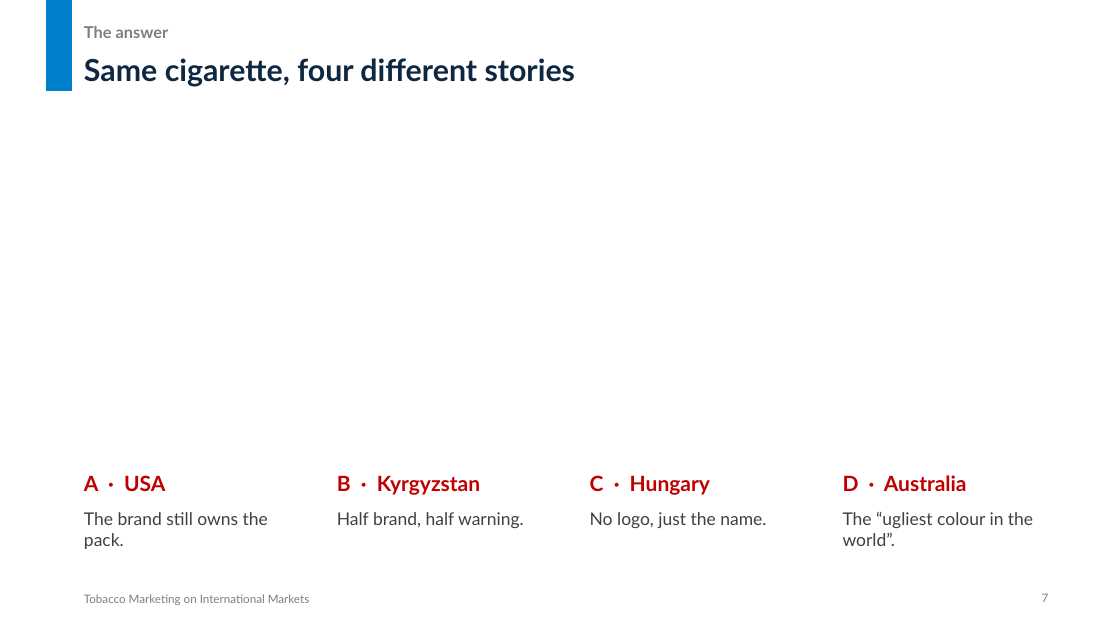
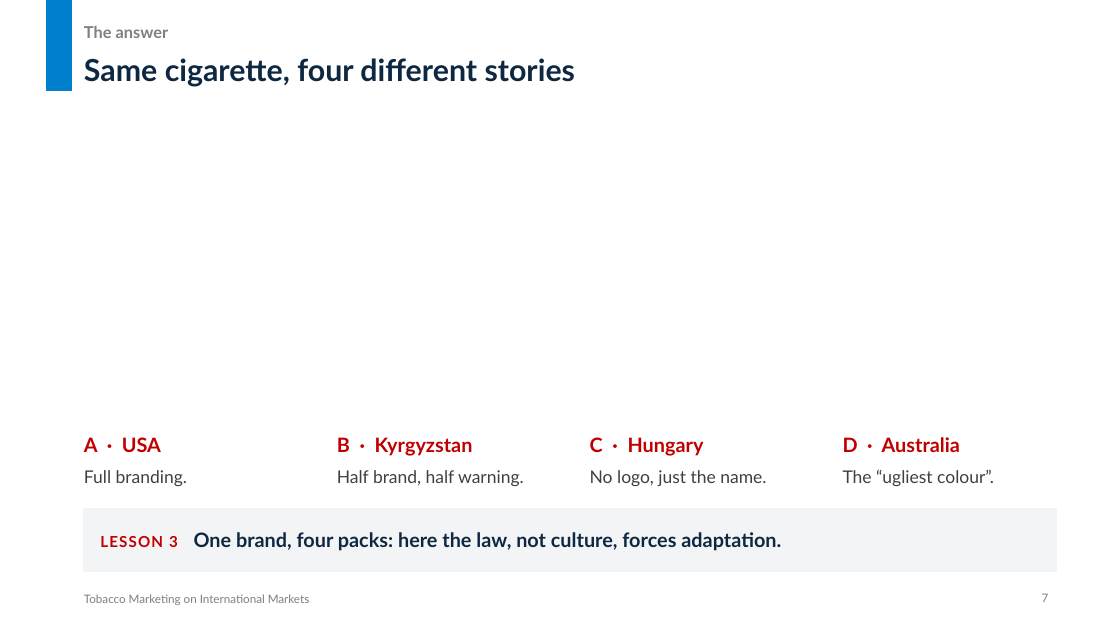
Before and after one commit to untitl333d/-frontend-slides, a slide deck: slide 7 of presentations/tobacco-marketing/Tobacco_Marketing_International_Markets.pptx. Drawn at 1120x630 pixels with LibreOffice and Linux fonts; fonts in the diff are those of the drawing. Boxes give left, top, right and bottom in pixels: in the first picture for what was removed or moved away, otherwise in the second. Text is boxed around its words. In the diff, an @@ line names an element or a change of style, - is before the commit and + after.

```diff
--- a/presentations/tobacco-marketing/Tobacco_Marketing_International_Markets.pptx
+++ b/presentations/tobacco-marketing/Tobacco_Marketing_International_Markets.pptx
@@ 4 texts: place and size @@
-4 texts at (84,475,967,495)
+4 texts at (84,437,960,456)
@@ size 18 to 17 pt in 4 elements at (84,437,161,452), (337,437,473,456), (590,437,704,456), (843,437,960,452) @@
@@ text at (84,470,187,486): text changed @@
-The brand still owns the pack.
+Full branding.
@@ text "Half brand, half warning.": place and size @@
-text "Half brand, half warning." at (337,512,524,528)
+text "Half brand, half warning." at (337,470,524,486)
@@ text "No logo, just the name.": place and size @@
-text "No logo, just the name." at (590,512,766,528)
+text "No logo, just the name." at (590,470,766,486)
@@ text at (843,470,994,486): text changed @@
-The “ugliest colour in the world”.
+The “ugliest colour”.
@@ rectangle added at (84,508,1057,571), fill #F3F4F6, outline #F3F4F6 0.75 pt, 17 pt, text #0E2841, bold @@
+LESSON 3 One brand, four packs: here the law, not culture, forces adaptation.
```
Also in this commit, not shown: 10 other slides changed, 2 slides added, 2 other files.
